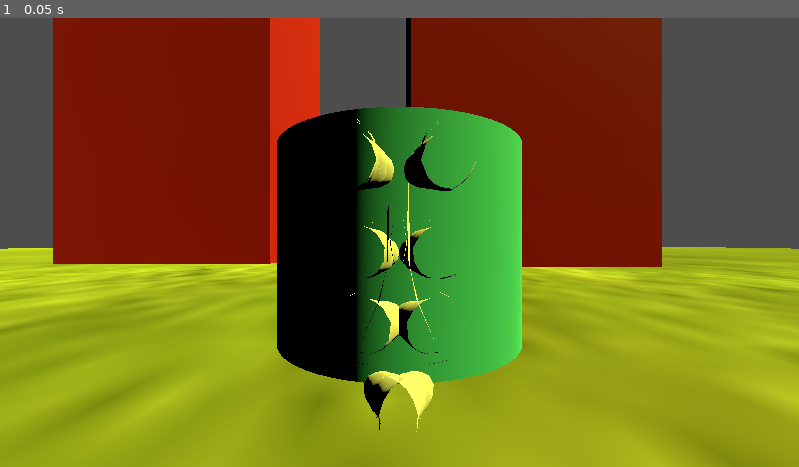
Above: before the commit, frame 1.
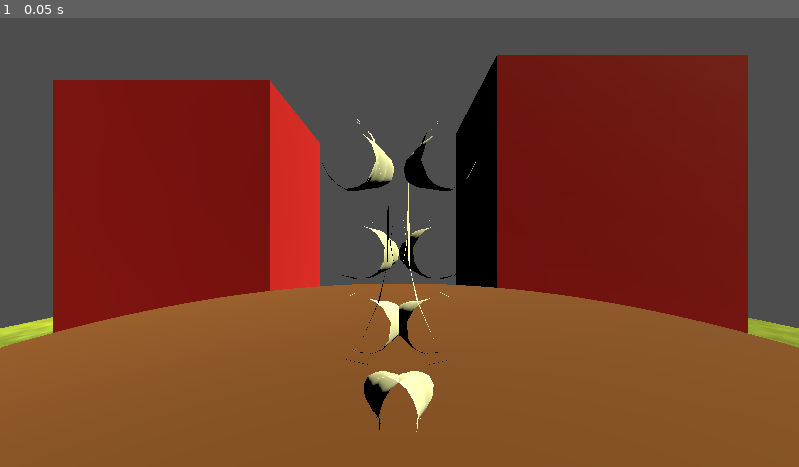
Above: after the commit, the same moment.

Repository: mareeq1/rwr
Game: Godot game, scene res://main.tscn
Same seed, same stepped clock (60 frames per second), same inputs: the game is played once before the commit and once after it.
Inputs:
- Up to frame 1 (0.05 s): no input

The runs differ from the first frame. In frame 1, 69% of the frame differs, in the area x 0-100%, y 0-100%.

Commit message:
Zmiana kolizji i teleportu

Diff:
--- a/project_files/main.tscn
+++ b/project_files/main.tscn
@@ -11,12 +11,12 @@
 [ext_resource type="Texture2D" uid="uid://b88gri3ukf5bu" path="res://assets/models/drzwi.jpg" id="9_efxa6"]
 
 [sub_resource type="StandardMaterial3D" id="StandardMaterial3D_1bvp3"]
-albedo_color = Color(0.3137255, 1, 1, 1)
+albedo_color = Color(0.5411765, 0.30588236, 0.18039216, 1)
 
-[sub_resource type="CylinderMesh" id="CylinderMesh_lquwl"]
-top_radius = 0.2
+[sub_resource type="CylinderMesh" id="CylinderMesh_kek77"]
+top_radius = 0.3
 bottom_radius = 0.2
-height = 0.5
+height = 0.05
 
 [sub_resource type="StandardMaterial3D" id="StandardMaterial3D_dg77c"]
 albedo_texture = ExtResource("6_7mycd")
@@ -29,6 +29,7 @@
 [sub_resource type="PlaneMesh" id="PlaneMesh_0xm2m"]
 material = SubResource("StandardMaterial3D_0xm2m")
 size = Vector2(20, 20)
+center_offset = Vector3(0, -2, 0)
 
 [sub_resource type="BoxShape3D" id="BoxShape3D_h2yge"]
 size = Vector3(20, 0.1, 20)
@@ -58,7 +59,7 @@
 albedo_texture = ExtResource("8_4c57u")
 
 [sub_resource type="PrismMesh" id="PrismMesh_cegan"]
-size = Vector3(2.65, 0.705, 1.875)
+size = Vector3(2.65, 0.78, 1.875)
 
 [sub_resource type="StandardMaterial3D" id="StandardMaterial3D_82xsv"]
 albedo_texture = ExtResource("9_efxa6")
@@ -90,13 +91,15 @@
 [node name="hand_r" parent="XROrigin3D/RightController/RightHandRoot" unique_id=154555743 instance=ExtResource("2_h2yge")]
 
 [node name="TeleportRay" type="RayCast3D" parent="XROrigin3D/RightController" unique_id=103896174]
-target_position = Vector3(0, -1, -5)
+target_position = Vector3(0, -4, -10)
+collision_mask = 2
+hit_from_inside = true
 
 [node name="TeleportMarker" type="MeshInstance3D" parent="XROrigin3D/RightController" unique_id=698753533]
 transform = Transform3D(1, 0, 0, 0, 1, 0, 0, 0, 1, 0, -1.095, -5)
-visible = false
 material_override = SubResource("StandardMaterial3D_1bvp3")
-mesh = SubResource("CylinderMesh_lquwl")
+transparency = 0.2
+mesh = SubResource("CylinderMesh_kek77")
 
 [node name="CanvasLayer" type="CanvasLayer" parent="." unique_id=664910236]
 
@@ -120,15 +123,15 @@
 mesh = SubResource("PlaneMesh_0xm2m")
 
 [node name="StaticBody3D" type="StaticBody3D" parent="Level/MeshInstance3D" unique_id=1106206108]
+collision_layer = 2
 
 [node name="CollisionShape3D" type="CollisionShape3D" parent="Level/MeshInstance3D/StaticBody3D" unique_id=1193370232]
-visible = false
 shape = SubResource("BoxShape3D_h2yge")
 
 [node name="Ob1" type="Node3D" parent="." unique_id=535406734]
 
 [node name="MeshInstance3D" type="MeshInstance3D" parent="Ob1" unique_id=255834709]
-transform = Transform3D(1.56, 0, 0, 0, 3.315, 0, 0, 0, 1.315, 0.854, 1.495, -2.476)
+transform = Transform3D(1.56, 0, 0, 0, 3.315, 0, 0, 0, 1.315, 1.384, -0.495, -2.476)
 mesh = SubResource("BoxMesh_1bvp3")
 
 [node name="StaticBody3D" type="StaticBody3D" parent="Ob1/MeshInstance3D" unique_id=190693115]
@@ -139,7 +142,7 @@
 [node name="Ob2" type="Node3D" parent="." unique_id=1683291251]
 
 [node name="MeshInstance3D" type="MeshInstance3D" parent="Ob2" unique_id=1959540046]
-transform = Transform3D(1.56, 0, 0, 0, 3.315, 0, 0, 0, 1.315, -1.715, 1.49, -2.766)
+transform = Transform3D(1.56, 0, 0, 0, 3.315, 0, 0, 0, 1.315, -1.715, -0.49, -2.766)
 mesh = SubResource("BoxMesh_1bvp3")
 
 [node name="StaticBody3D" type="StaticBody3D" parent="Ob2/MeshInstance3D" unique_id=1690421689]
@@ -149,14 +152,14 @@
 
 [node name="DirectionalLight3D" type="DirectionalLight3D" parent="." unique_id=297296146]
 transform = Transform3D(0.50749147, -0.61189765, 0.60665786, -0.2526436, 0.56744677, 0.78369343, -0.82378614, -0.55098593, 0.1333824, 0, 7.0812936, 0)
-light_color = Color(1, 1, 0.36862746, 1)
+light_color = Color(1, 1, 0.6901961, 1)
 light_angular_distance = 10.03
 light_specular = 1.757
 
 [node name="Node3D" type="Node3D" parent="." unique_id=40695282]
 
 [node name="MeshInstance3D" type="MeshInstance3D" parent="Node3D" unique_id=1322247575]
-transform = Transform3D(1, 0, 0, 0, 0.36, 0, 0, 0, 1, -4.705, 0.375, 0.75)
+transform = Transform3D(1, 0, 0, 0, 0.36, 0, 0, 0, 1, -4.705, -1.165, 0.75)
 material_override = SubResource("StandardMaterial3D_ycdy4")
 mesh = SubResource("BoxMesh_w48qg")
 surface_material_override/0 = SubResource("StandardMaterial3D_vivmo")
@@ -170,13 +173,13 @@
 [node name="Node3D2" type="Node3D" parent="." unique_id=839843164]
 
 [node name="MeshInstance3D" type="MeshInstance3D" parent="Node3D2" unique_id=923448518]
-transform = Transform3D(1, 0, 0, 0, 1, 0, 0, 0, 1, -4.755, 1.511, 0.751)
+transform = Transform3D(1, 0, 0, 0, 1, 0, 0, 0, 1, -4.755, 0.036, 0.751)
 material_override = SubResource("StandardMaterial3D_074og")
 mesh = SubResource("PrismMesh_cegan")
 
 [node name="Node3D3" type="Node3D" parent="." unique_id=1478212362]
 
 [node name="MeshInstance3D" type="MeshInstance3D" parent="Node3D3" unique_id=955093337]
-transform = Transform3D(-1, 0, -8.742278e-08, 0, 1, 0, 8.742278e-08, 0, -1, -3.915, 0.135, 0.735)
+transform = Transform3D(-1, 0, -8.742278e-08, 0, 1, 0, 8.742278e-08, 0, -1, -3.915, -1.675, 0.735)
 material_override = SubResource("StandardMaterial3D_82xsv")
 mesh = SubResource("BoxMesh_getpj")
Not shown, changed: docs/index.html
Not shown, changed: docs/index.pck
